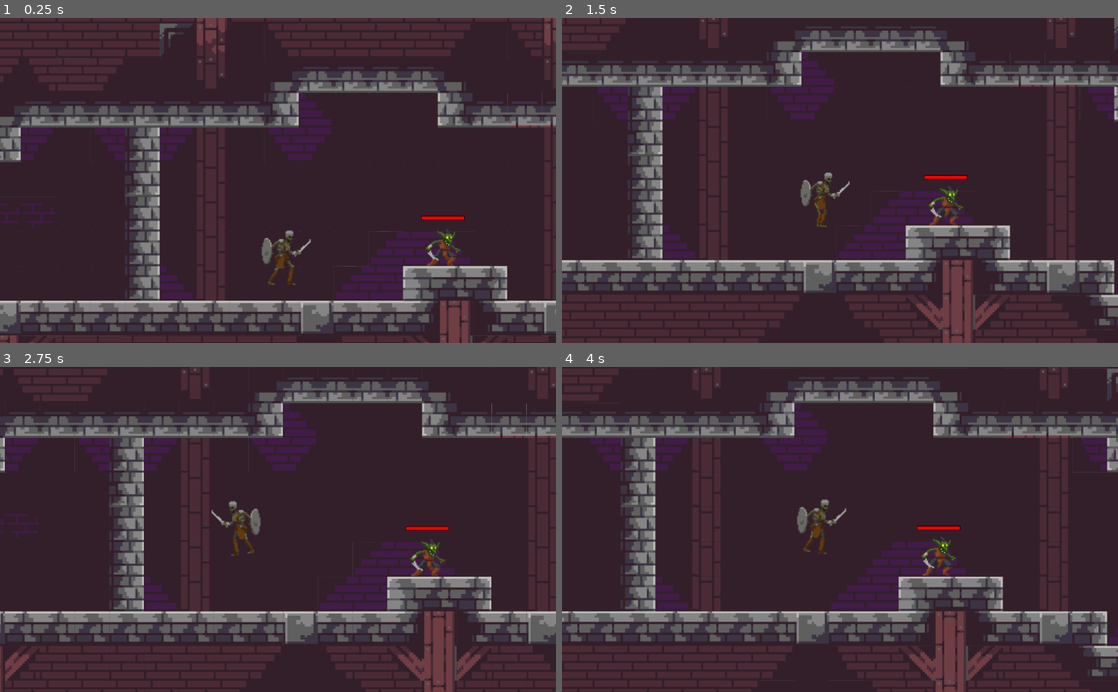
Above: before the commit, frames 1-4 (two rows, left to right).
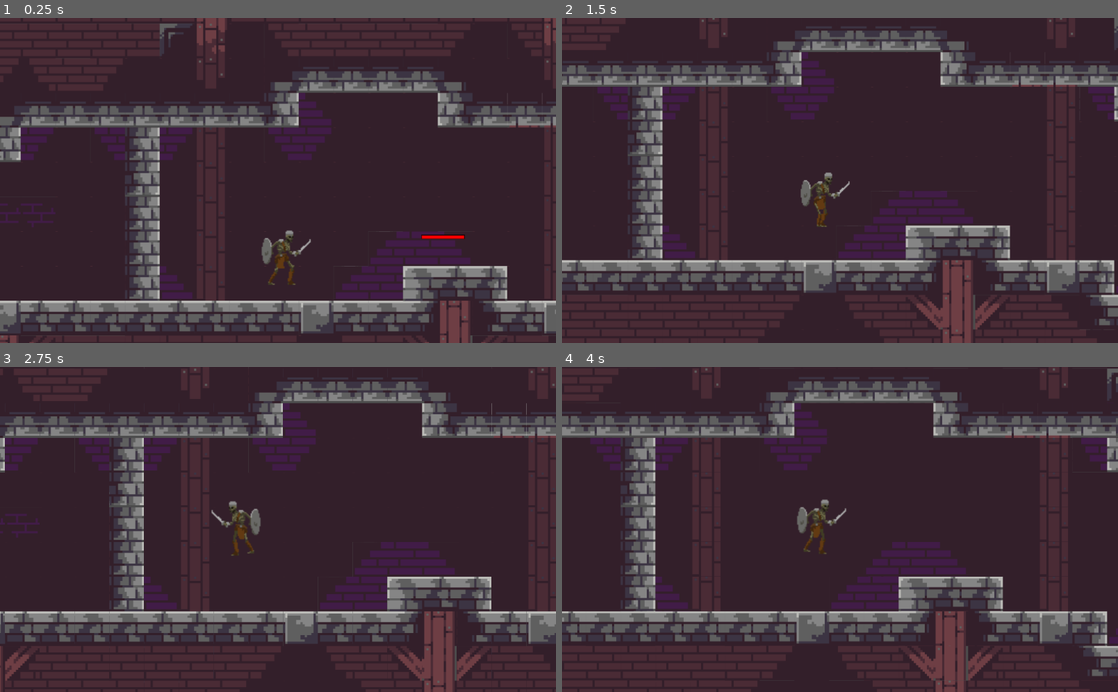
Above: after the commit, the same moments.

Repository: marcotmotta/rpg-godot
Game: Godot game, scene res://Map1.tscn
The game is run twice, just before and just after one commit, with the same random seed, the same clock (stepped at 60 frames per second) and the same inputs.
Inputs:
- Up to frame 1 (0.25 s): no input
- Up to frame 2 (1.5 s): hold D (right) from 0.53 s (still down); tap Space (attack) at 0.6 s; tap Up (up) at 0.77, 0.8, 1.07, 1.35 s
- Up to frame 3 (2.75 s): tap Up (up) at 1.52, 1.82, 2.3 s; tap Space (attack) at 1.55, 2.1 s; release D (right) at 2.03 s; hold A (left) from 2.03 s (still down)
- Up to frame 4 (4 s): release A (left) at 2.78 s; hold D (right) from 2.78 s (still down); tap Space (attack) at 2.85 s; tap Up (up) at 3.02, 3.32, 3.6, 3.77 s

The runs differ from the first frame. In frame 1, 0.5% of the frame differs, in the area x 75-84%, y 60-77%; in frame 2, 0.4%; in frame 3, 0.4%; in frame 4, 0.4%.

Commit message:
enemy attack

Diff:
--- a/RPG/EnemyGoblin.tscn
+++ b/RPG/EnemyGoblin.tscn
@@ -27,6 +27,16 @@
 atlas = ExtResource( 1 )
 region = Rect2( 450, 0, 150, 150 )
 
+[sub_resource type="AtlasTexture" id=26]
+flags = 4
+atlas = ExtResource( 6 )
+region = Rect2( 900, 0, 150, 150 )
+
+[sub_resource type="AtlasTexture" id=27]
+flags = 4
+atlas = ExtResource( 6 )
+region = Rect2( 1050, 0, 150, 150 )
+
 [sub_resource type="AtlasTexture" id=5]
 flags = 4
 atlas = ExtResource( 3 )
@@ -66,6 +76,36 @@
 flags = 4
 atlas = ExtResource( 3 )
 region = Rect2( 1050, 0, 150, 150 )
+
+[sub_resource type="AtlasTexture" id=34]
+flags = 4
+atlas = ExtResource( 6 )
+region = Rect2( 0, 0, 150, 150 )
+
+[sub_resource type="AtlasTexture" id=35]
+flags = 4
+atlas = ExtResource( 6 )
+region = Rect2( 150, 0, 150, 150 )
+
+[sub_resource type="AtlasTexture" id=36]
+flags = 4
+atlas = ExtResource( 6 )
+region = Rect2( 300, 0, 150, 150 )
+
+[sub_resource type="AtlasTexture" id=37]
+flags = 4
+atlas = ExtResource( 6 )
+region = Rect2( 450, 0, 150, 150 )
+
+[sub_resource type="AtlasTexture" id=38]
+flags = 4
+atlas = ExtResource( 6 )
+region = Rect2( 600, 0, 150, 150 )
+
+[sub_resource type="AtlasTexture" id=39]
+flags = 4
+atlas = ExtResource( 6 )
+region = Rect2( 750, 0, 150, 150 )
 
 [sub_resource type="AtlasTexture" id=13]
 flags = 4
@@ -139,14 +179,24 @@
 "name": "idle",
 "speed": 5.0
 }, {
+"frames": [ SubResource( 26 ), SubResource( 27 ) ],
+"loop": true,
+"name": "attack2",
+"speed": 10.0
+}, {
 "frames": [ SubResource( 5 ), SubResource( 6 ), SubResource( 7 ), SubResource( 8 ), SubResource( 9 ), SubResource( 10 ), SubResource( 11 ), SubResource( 12 ) ],
 "loop": true,
 "name": "run",
 "speed": 10.0
 }, {
-"frames": [ SubResource( 13 ), SubResource( 14 ), SubResource( 15 ), SubResource( 16 ), SubResource( 17 ) ],
-"loop": true,
-"name": "attack",
+"frames": [ SubResource( 34 ), SubResource( 35 ), SubResource( 36 ), SubResource( 37 ), SubResource( 38 ), SubResource( 39 ) ],
+"loop": true,
+"name": "attack1",
+"speed": 10.0
+}, {
+"frames": [ SubResource( 13 ), SubResource( 14 ), SubResource( 15 ), SubResource( 16 ) ],
+"loop": false,
+"name": "hurt",
 "speed": 10.0
 }, {
 "frames": [ SubResource( 18 ), SubResource( 19 ), SubResource( 20 ), SubResource( 21 ) ],
@@ -186,6 +236,12 @@
 radius = 45.0
 height = 150.0
 
+[sub_resource type="CircleShape2D" id=33]
+radius = 14.5
+
+[sub_resource type="CircleShape2D" id=32]
+radius = 14.682
+
 [node name="Goblin" type="KinematicBody2D" groups=[
 "Enemies",
 ]]
@@ -193,7 +249,7 @@
 script = ExtResource( 2 )
 
 [node name="AnimatedSprite" type="AnimatedSprite" parent="."]
-frames = SubResource( 26 )
+frames = SubResource( 21 )
 animation = "idle"
 frame = 1
 playing = true
@@ -224,4 +280,16 @@
 [node name="AttackRange" type="Area2D" parent="."]
 
 [node name="CollisionShape2D" type="CollisionShape2D" parent="AttackRange"]
+position = Vector2( 28.492, 9.961 )
+shape = SubResource( 33 )
+
+[node name="AttackDamage" type="Area2D" parent="."]
+
+[node name="CollisionShape2D" type="CollisionShape2D" parent="AttackDamage"]
+position = Vector2( 28.4922, 9.9607 )
+shape = SubResource( 32 )
+disabled = true
 [connection signal="animation_finished" from="AnimatedSprite" to="." method="_on_AnimatedSprite_animation_finished"]
+[connection signal="body_entered" from="VisionRange" to="." method="_on_VisionRange_body_entered"]
+[connection signal="body_exited" from="VisionRange" to="." method="_on_VisionRange_body_exited"]
+[connection signal="body_entered" from="AttackRange" to="." method="_on_AttackRange_body_entered"]
--- a/RPG/Player.tscn
+++ b/RPG/Player.tscn
@@ -154,7 +154,9 @@
 [sub_resource type="CircleShape2D" id=16]
 radius = 26.0
 
-[node name="Player" type="KinematicBody2D"]
+[node name="Player" type="KinematicBody2D" groups=[
+"Player",
+]]
 scale = Vector2( 2, 2 )
 script = ExtResource( 2 )
 
--- a/RPG/scripts/enemy_goblin.gd
+++ b/RPG/scripts/enemy_goblin.gd
@@ -16,7 +16,6 @@
 export (int) var damage = 10
 
 onready var global = get_node("/root/global")
-
 onready var health = max_health
 
 var velocity = Vector2()
@@ -43,13 +42,20 @@
 			direction = choose([Vector2.RIGHT, Vector2.LEFT])
 			state = MOVE
 		MOVE:
+			for character in $VisionRange.get_overlapping_bodies():
+				if character.is_in_group('Player'):
+					if self.position.x > character.position.x:
+						direction = Vector2.LEFT
+					else:
+						direction = Vector2.RIGHT
+					break
+
 			velocity.x = direction[0] * run_speed
-			if(direction == Vector2.LEFT):
-				$AnimatedSprite.set_flip_h(false)
-				#$AttackArea/CollisionShape2D.position = Vector2(-abs($AttackArea/CollisionShape2D.position.x), $AttackArea/CollisionShape2D.position.y)
-			else:
-				$AnimatedSprite.set_flip_h(true)
-				#$AttackArea/CollisionShape2D.position = Vector2(abs($AttackArea/CollisionShape2D.position.x), $AttackArea/CollisionShape2D.position.y)
+			$AnimatedSprite.set_flip_h(direction[0] < 1)
+			var range_position_x = direction[0] \
+				* abs($AttackRange/CollisionShape2D.position.x)
+			$AttackRange/CollisionShape2D.position.x = range_position_x
+			$AttackDamage/CollisionShape2D.position.x = range_position_x
 			$AnimatedSprite.play("run")
 		ATTACK:
 			pass
@@ -69,15 +75,33 @@
 
 func _on_AnimatedSprite_animation_finished():
 	if $AnimatedSprite.animation == 'hurt':
+		$AttackRange/CollisionShape2D.set_deferred('disabled', false)
+		$VisionRange/CollisionShape2D.set_deferred('disabled', false)
 		state = IDLE
 		$AnimatedSprite.play("idle")
 	elif $AnimatedSprite.animation == 'death':
 		$HealthBar.visible = false
 		state = DEAD
+	elif $AnimatedSprite.animation == 'attack1':
+		$AnimatedSprite.play("attack2")
+		$AttackDamage/CollisionShape2D.disabled = false
+	elif $AnimatedSprite.animation == 'attack2':
+		$AttackDamage/CollisionShape2D.disabled = true
+		state = IDLE
+		$AnimatedSprite.play("idle")
+		if $AttackRange.get_overlapping_bodies():
+			$AttackRange/CollisionShape2D.disabled = true
+			$AttackRange/CollisionShape2D.disabled = false
+		elif len($VisionRange.get_overlapping_bodies()) > 2:
+			$VisionRange/CollisionShape2D.disabled = true
+			$VisionRange/CollisionShape2D.disabled = false
 
-func take_damage(damage):
-	health -= damage
+func take_damage(dmg):
+	health -= dmg
 	state = HURT
+	$VisionRange/CollisionShape2D.set_deferred('disabled', true)
+	$AttackRange/CollisionShape2D.set_deferred('disabled', true)
+	$AttackDamage/CollisionShape2D.set_deferred('disabled', true)
 	if health > 0:
 		$AnimatedSprite.play("hurt")
 	else:
@@ -87,3 +111,20 @@
 	if is_on_floor():
 		ground_dead = true
 		$CollisionShape2D.queue_free()
+		$VisionRange.queue_free()
+		$AttackRange.queue_free()
+		$AttackDamage.queue_free()
+
+func _on_AttackRange_body_entered(body):
+	if body.is_in_group("Player"):
+		state = ATTACK
+		$AnimatedSprite.play("attack1")
+
+func _on_VisionRange_body_entered(body):
+	if body.is_in_group('Player'):
+		state = MOVE
+
+func _on_VisionRange_body_exited(body):
+	if state != DEAD and state != HURT:
+		state = IDLE
+		$AnimatedSprite.play("idle")
--- a/RPG/scripts/player.gd
+++ b/RPG/scripts/player.gd
@@ -5,10 +5,11 @@
 
 export (int) var run_speed = 200
 export (int) var jump_speed = -550
-export (int) var health = 500
+export (int) var max_health = 100
 export (int) var damage = 40
 
 onready var global = get_node("/root/global")
+onready var health = max_health
 
 var jumping = false
 var blocking = false
@@ -74,9 +75,9 @@
 	if was_grounded == null || is_grounded != was_grounded:
 		emit_signal("grounded_updated", is_grounded)
 
-func take_damage(damage):
+func take_damage(dmg):
 	if !blocking:
-		health -= damage
+		health -= dmg
 
 		if health > 0:
 			$AnimatedSprite.play("hurt")
Not shown: 1 places in RPG/EnemyGoblin.tscn that only renumber resources
